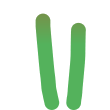
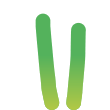
Layers edited between the first and the second 110×110 image:
added layer "Copy of Paint Layer 5" above "Paint Layer 5" over [35, 13, 86, 110]
hid "Copy of Paint Layer 4" over [35, 13, 86, 64]